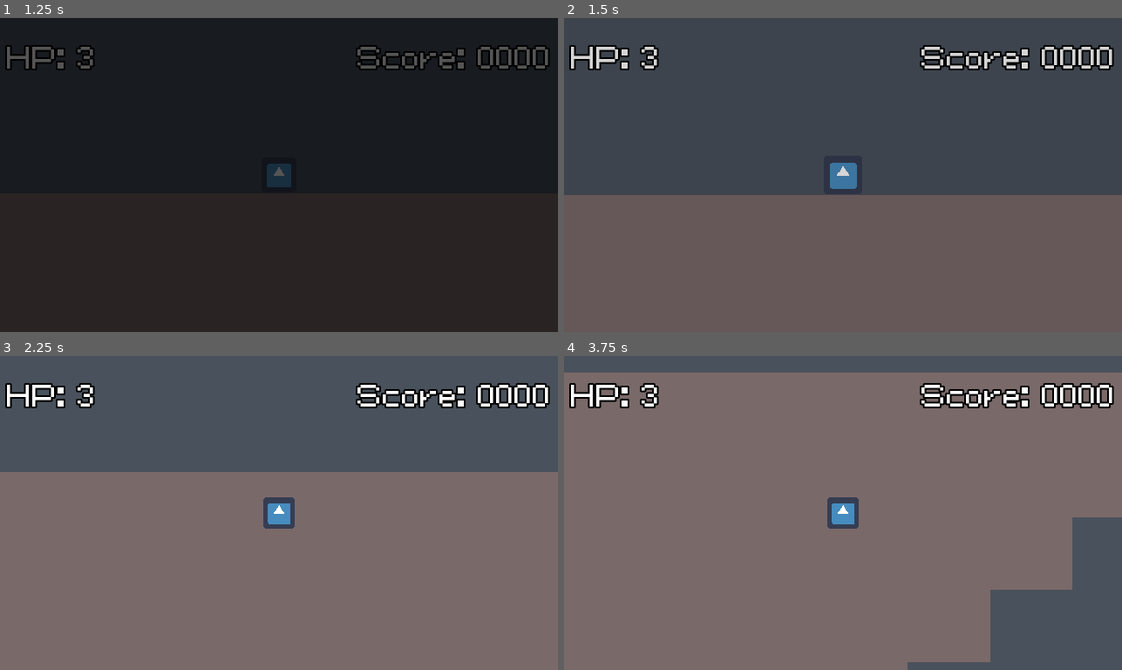
Above: before the commit, frames 1-4 (two rows, left to right).
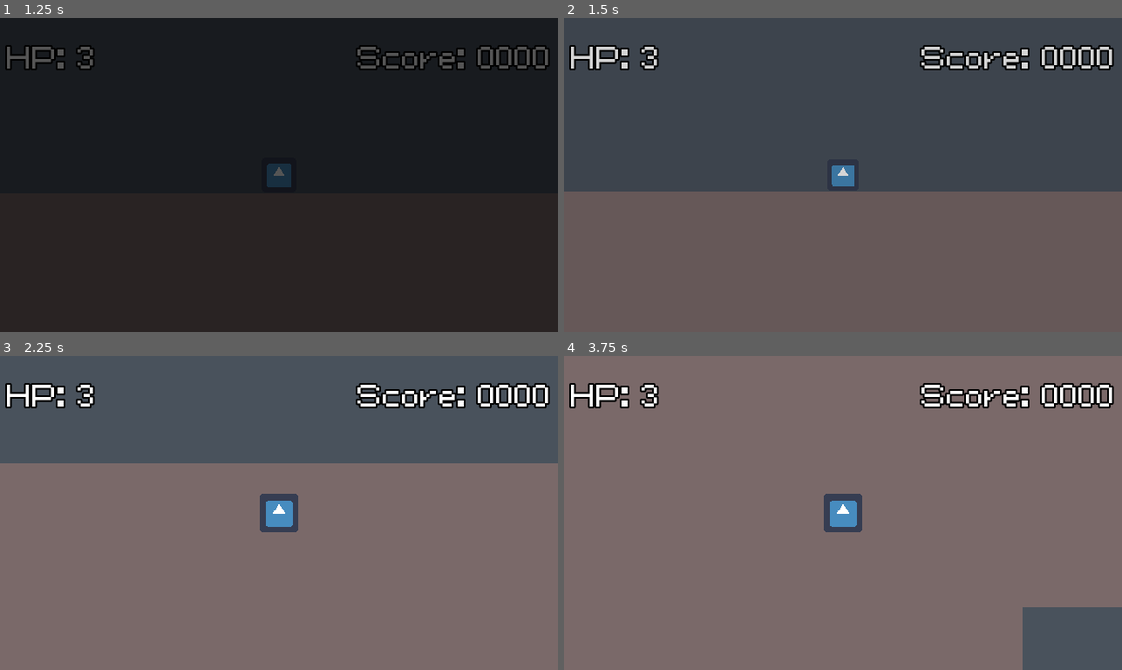
Above: after the commit, the same moments.

Repository: agustinoli/GodotWildJam48
Game: Godot game, scene res://MainMenu/MainMenu.tscn
Same seed, same stepped clock (60 frames per second), same inputs: the game is played once before the commit and once after it. The engine's default icon, where the game draws it, is replaced by a stand-in: a white triangle on a blue panel in a dark square. Sound files missing from this copy of the repository are replaced by a short silence.
Inputs (mouse positions are in pixels of both pictures, inside the frame that each line leads up to):
- Up to frame 1 (1.25 s): click "New game" at 0.5 s
- Up to frame 2 (1.5 s): tap Enter (ui_accept) at 1.25 s; move the mouse to (965, 159) at 1.27 s; hold D (Right) from 1.28 s (still down); tap Mouse wheel down (zoom_in) at 1.35 s
- Up to frame 3 (2.25 s): tap P (Jump) at 1.52 s; tap Mouse wheel up (zoom_out) at 1.55, 2.1 s; tap Enter (ui_accept) at 2 s; move the mouse to (167, 528) at 2.02 s; release D (Right) at 2.03 s; hold S (Down) from 2.03 s (still down)
- Up to frame 4 (3.75 s): tap P (Jump) at 2.27 s; tap Mouse wheel down (zoom_in) at 2.3 s; move the mouse to (898, 443) at 2.77 s; release S (Down) at 2.78 s; hold D (Right) 2.78-3.53 s; tap 2 (BuildMineralMachine) at 2.85 s; tap Mouse wheel up (zoom_out) at 3.05 s; move the mouse to (815, 575) at 3.52 s; hold W (Up) from 3.53 s (still down); tap 1 (BuildPowerMachine) at 3.6 s

Frame 1 is identical in both runs. In frame 2, 1.3% of the frame differs, in the area x 0-100%, y 46-57%; in frame 3, 3.2%; in frame 4, 11%, in the area x 0-100%, y 0-100%.

Commit message:
fixed zoom and cancel build

Diff:
--- a/Player/IdlePlayer.gd
+++ b/Player/IdlePlayer.gd
@@ -20,7 +20,7 @@
 			ghost.set_machine(GameController.POWER_MACHINE)
 			ghost.set_position(get_local_mouse_position())
 			self.get_tree().get_current_scene().add_child(ghost)
-	elif Input.is_action_just_pressed("ui_cancel"):
+	elif Input.is_action_just_pressed("cancel_building"):
 			if ghost:
 				ghost.queue_free()
 	elif Input.is_action_just_pressed("BuildPowerMachine"):
--- a/Player/Player.gd
+++ b/Player/Player.gd
@@ -43,9 +43,9 @@
 	pass
 
 func _process(_delta):
-	if Input.is_action_just_released("zoom_out"):
+	if Input.is_action_just_released("zoom_in"):
 		$Camera2D.set_zoom($Camera2D.get_zoom()+Vector2(0.1,0.1))
-	elif Input.is_action_just_released("zoom_in"):
+	elif Input.is_action_just_released("zoom_out"):
 		$Camera2D.set_zoom($Camera2D.get_zoom()-Vector2(0.1,0.1))
 
 
--- a/project.godot
+++ b/project.godot
@@ -211,6 +211,11 @@
 "events": [ Object(InputEventMouseButton,"resource_local_to_scene":false,"resource_name":"","device":-1,"alt":false,"sh …(213 unchanged characters)…
  ]
 }
+cancel_building={
+"deadzone": 0.5,
+"events": [ Object(InputEventMouseButton,"resource_local_to_scene":false,"resource_name":"","device":0,"alt":false,"shift":false,"control":false,"meta":false,"command":false,"button_mask":0,"position":Vector2( 0, 0 ),"global_position":Vector2( 0, 0 ),"factor":1.0,"button_index":2,"pressed":false,"doubleclick":false,"script":null)
+ ]
+}
 
 [locale]
 
